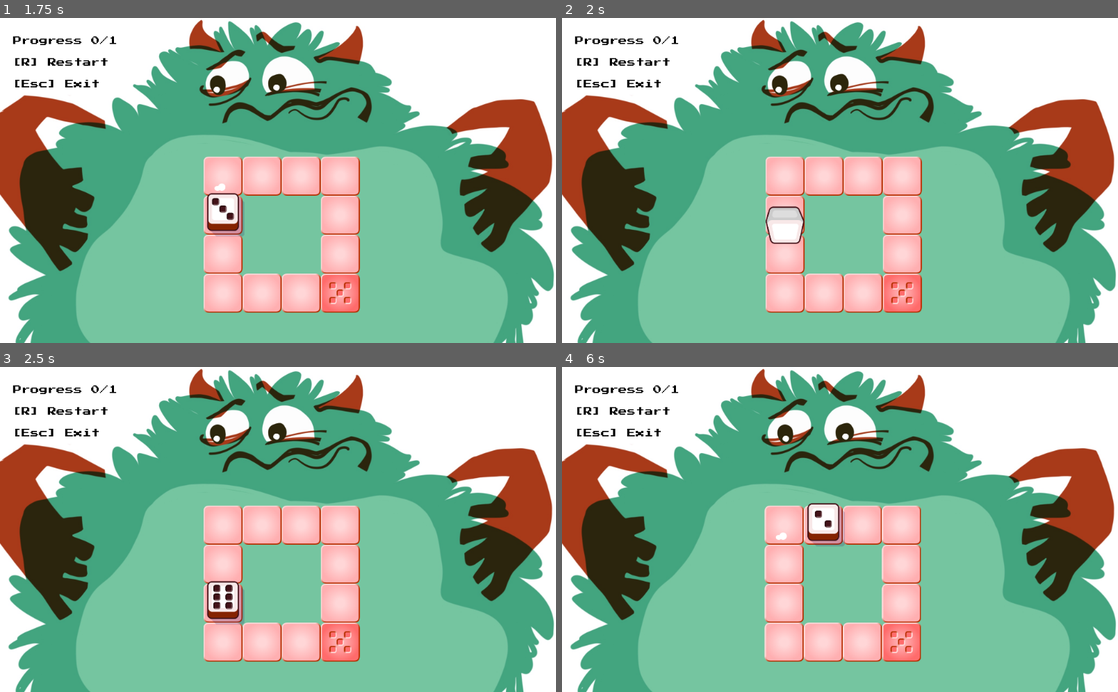
Above: before the commit, frames 1-4 (two rows, left to right).
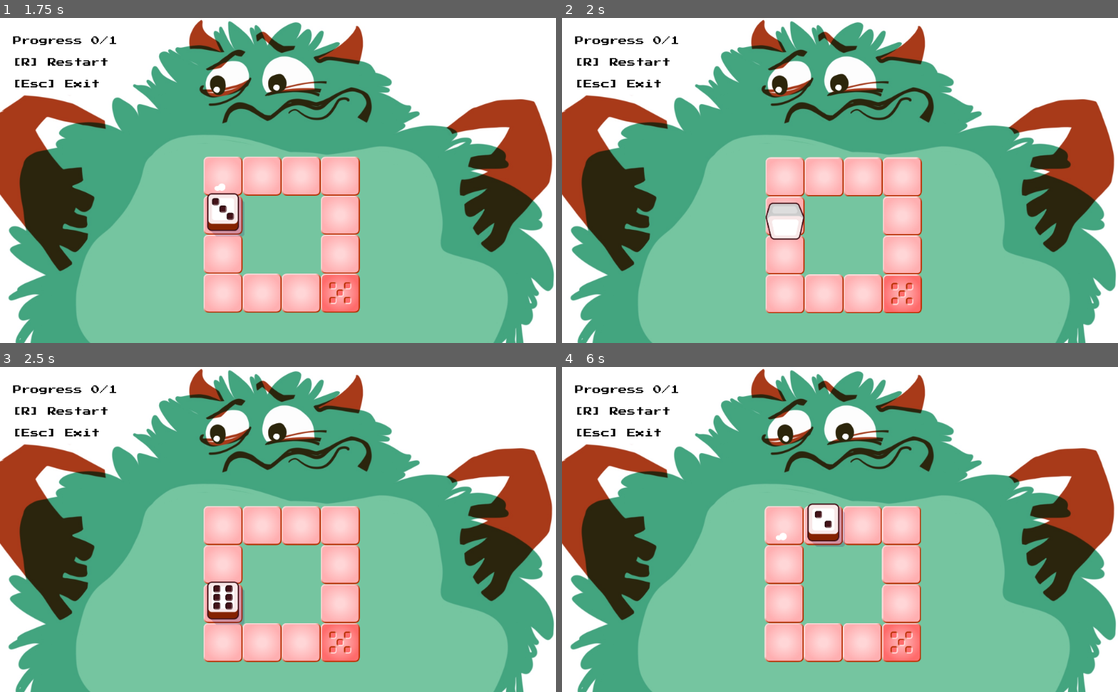
Above: after the commit, the same moments.

Repository: tonsky/GMTKJam2022
Game: Godot game, scene res://Intro.tscn
Two runs of this game, one before a commit and one after it. Both use one fixed random seed, a clock stepped at 60 frames per second and the inputs below. Video files are missing from this copy of the repository; at most half a second of black plays in their place.
Inputs:
- Up to frame 1 (1.75 s): tap Enter (ui_accept) at 0.5, 0.77, 1.52 s; hold Right (move_right) 0.53-1.28 s; hold Down (move_down) from 1.28 s (still down)
- Up to frame 2 (2 s): keep holding Down (move_down)
- Up to frame 3 (2.5 s): release Down (move_down) at 2.03 s; hold Right (move_right) from 2.03 s (still down)
- Up to frame 4 (6 s): release Right (move_right) at 2.78 s; hold Up (move_up) 2.78-3.53 s; tap Enter (ui_accept) at 3.02, 3.5, 3.77, 4.52, 5 s; hold Left (move_left) 3.53-5.03 s; tap R (restart_level) at 4.25, 5.75 s; hold Down (move_down) 5.03-5.78 s; hold Right (move_right) from 5.78 s (still down)

Frame 1 is identical in both runs. In frame 2, 1.3% of the frame differs, in the area x 36-65%, y 42-91%; in frame 3, 0.8%; in frame 4, 0.7%.

Commit message:
Jump and shake effects

Diff:
--- a/Cam.gd
+++ b/Cam.gd
@@ -5,10 +5,14 @@
 var center
 var size
 var factor
+var shaked = false
 
 func update():
   var delta = (center - dice.position) / max(size.x, size.y)
-  position = center - Vector2(delta.x * 32, delta.y * 0) - Vector2(0, 100 * factor)
+  var down = 0
+  if shaked:
+    down = 8 * factor
+  position = center - Vector2(delta.x * 32, down) - Vector2(0, 100 * factor)
 
 func _ready():
   var bounds = map.get_used_rect()
@@ -23,3 +27,10 @@
   if not smoothing_enabled:
     smoothing_enabled = true
   update()
+
+func _on_Dice_moved():
+  shaked = true
+  $ShakeTimer.start(0.1)
+
+func _on_ShakeTimer_timeout():
+  shaked = false
--- a/Cam.tscn
+++ b/Cam.tscn
@@ -7,3 +7,7 @@
 current = true
 zoom = Vector2( 0.2, 0.2 )
 script = ExtResource( 1 )
+
+[node name="ShakeTimer" type="Timer" parent="."]
+
+[connection signal="timeout" from="ShakeTimer" to="." method="_on_ShakeTimer_timeout"]
--- a/Dice.gd
+++ b/Dice.gd
@@ -21,6 +21,8 @@
 var congrats
 var goal = 0
 var score = 0
+
+signal moved
 
 func update_hud():
   progress.text = "Progress %s/%s" % [score, goal]
@@ -52,6 +54,7 @@
   update_hud()
 
 func _ready():
+  connect("moved", get_parent().find_node("Cam"), "_on_Dice_moved")
   for name in ["one", "two", "three", "four", "five", "six"]:
     var id = tileset.find_tile_by_name(name)
     goal += len(map.get_used_cells_by_id(id))
@@ -139,6 +142,8 @@
         $RollSound.play()
 
 func _on_animation_finished():
+  emit_signal("moved")
+
   stop()
   animation = "faces"
   frame = dice - 1
Binary file changed: Textures/turn_down.png
Binary file changed: Textures/turn_right.png
